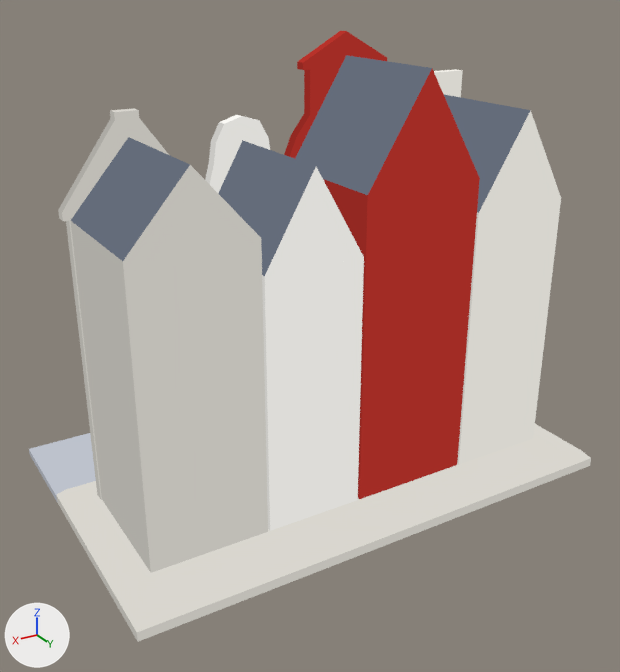
Before and after pictures for a commit that changed the glTF model plugins/postcard/skills/postcard/kit/art/3d/amsterdam.glb.
Camera for both pictures: a 50 mm lens placed at (19.2, 32.3, 23.0), pointed at (0.5, 1.1, 7.4). Lighting does not change. The marker at lower left points along +X, +Y and +Z. The picture after the commit comes second. Vertices at exactly the same position are counted once.

The first picture shows 'model'.
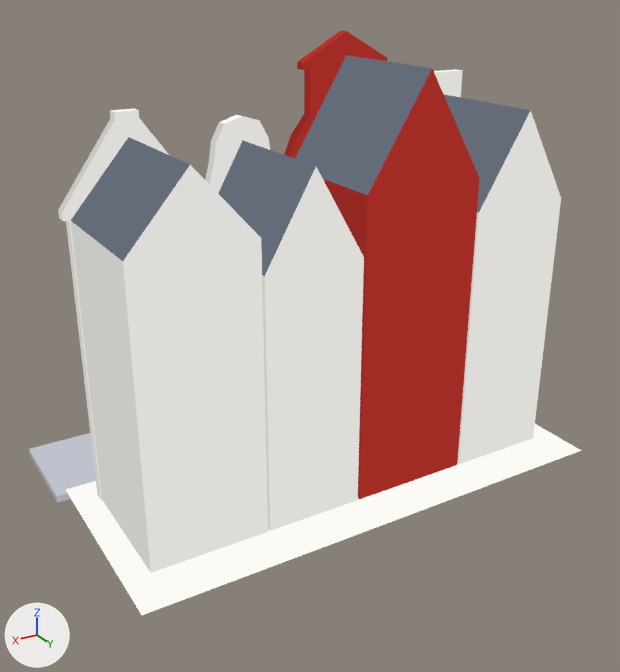
The newer file is also turned or shifted as a whole; pictures and numbers use the older file's frame.

Patch to the scene script:
```diff
--- a/plugins/postcard/skills/postcard/kit/art/3d/amsterdam.glb.py
+++ b/plugins/postcard/skills/postcard/kit/art/3d/amsterdam.glb.py
@@ mat_material_18 @@
 n0 = _N.new('ShaderNodeEmission'); n0.name = 'Emission'
-n0.inputs[0].default_value = (0.722, 0.715, 0.684, 1.0)  # 'Color', light grey #dddcd8
+n0.inputs[0].default_value = (0.507, 0.538, 0.604, 1.0)  # 'Color', light grey #bdc2cc
 n1 = _N.new('ShaderNodeLightPath'); n1.name = 'Light Path'
@@ me_mesh_0 @@
 # used by ob_model
-me_mesh_0.from_pydata(...)  # 494 vertices, 820 faces, 185 loose edges; spans x -11.9..11.9, y -7.8..7.8, z 0.0..20.4
+me_mesh_0.from_pydata(...)  # 488 vertices, 802 faces, 174 loose edges; spans x -11.9..11.9, y -7.8..7.4, z 0.0..20.4
+# me_mesh_0 part 1
+# 6 vertices are removed from x -11.9..11.9, y -2.8..7.8, z 0.0..0.4
+# 18 faces are deleted
+# 11 loose edges are deleted
+# me_mesh_0 part 2: 32 faces spanning x 4.8..10.6, y -1.2..5.2, z 0.8..17.8 switch from mat_material_19 to mat_material_0
+# me_mesh_0 part 3: 8 faces spanning x -11.5..11.5, y -2.4..7.4, z 0.8..17.8 switch from mat_material_20 to mat_material_1
+# me_mesh_0 part 4: 22 faces spanning x 4.8..10.6, y -1.2..5.2, z 0.8..17.8 switch from mat_material_21 to mat_material_2
+# me_mesh_0 part 5: 4 faces spanning x -11.9..11.9, y -7.8..-2.7, z 0.0..0.3 switch from mat_material_24 to mat_material_17
 me_mesh_0.materials.append(mat_material_3)
@@ me_mesh_0 @@
 me_mesh_0.materials.append(mat_material_18)
-me_mesh_0.materials.append(mat_material_22)
-me_mesh_0.materials.append(mat_material_23)
-me_mesh_0.materials.append(mat_material_25)
```

Boxes (x1, y1, x2, y2) around the edits, measured in the pictures (620 x 672 px):
'model', reshaped
    before: (29, 31, 591, 642)
    after: (29, 31, 581, 615)
part 1 of me_mesh_0, deleted
    before: (56, 451, 591, 642)
part 2 of me_mesh_0, recoloured
    both: (58, 111, 151, 572)
part 3 of me_mesh_0, recoloured
    both: (66, 108, 581, 615)
part 4 of me_mesh_0, recoloured
    both: (62, 110, 268, 573)
part 5 of me_mesh_0, recoloured
    after: (57, 493, 71, 503)
